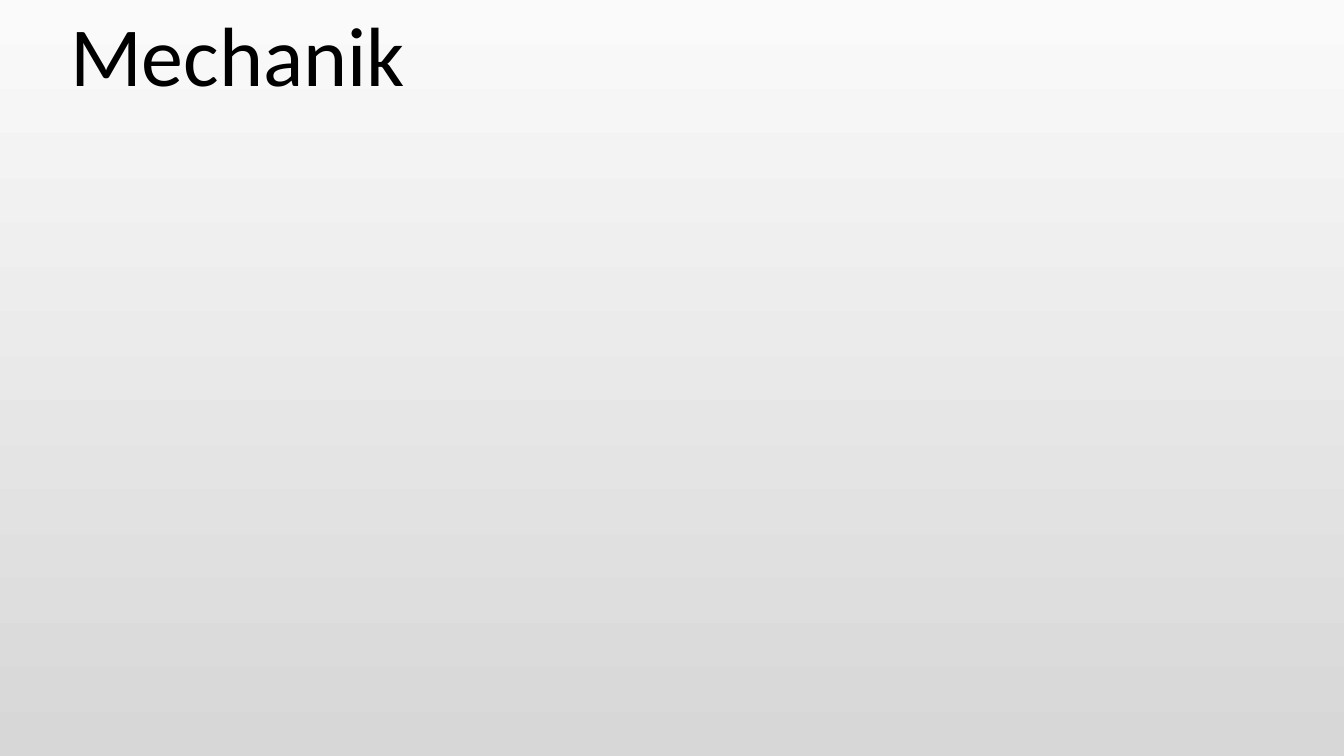
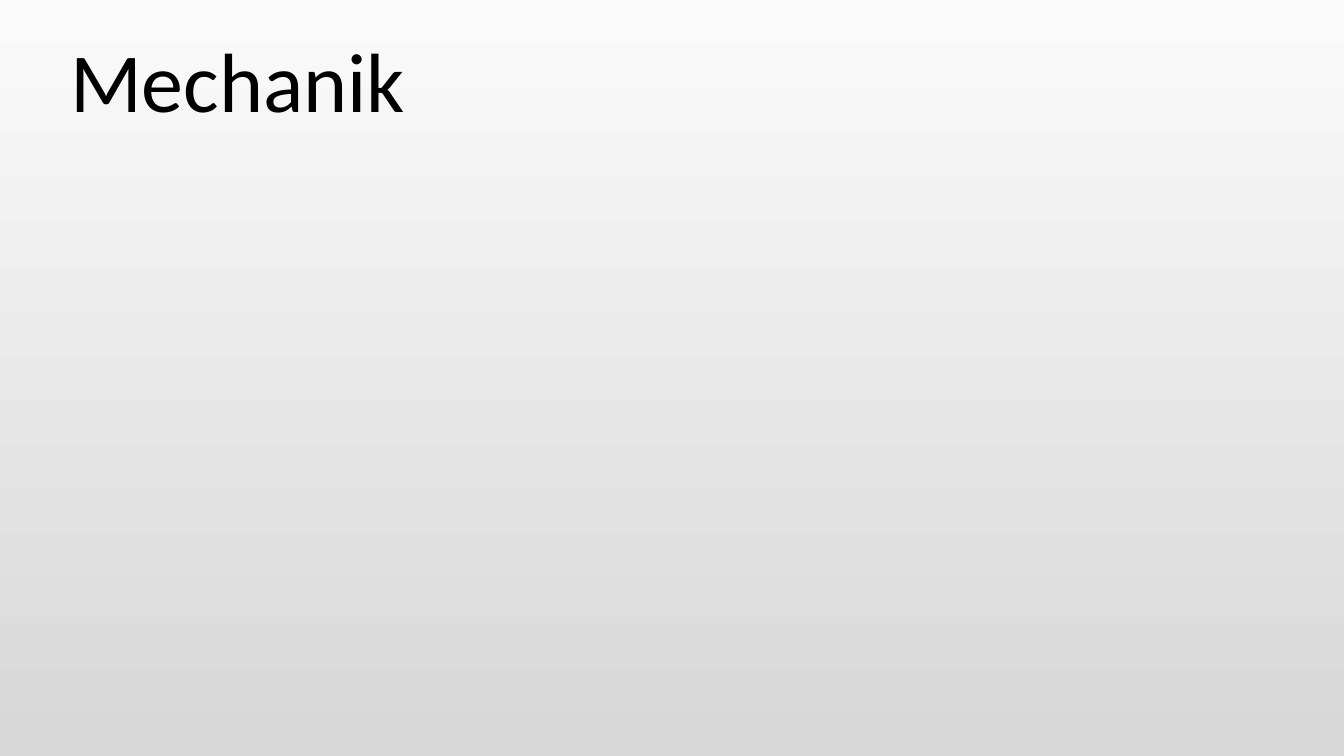
Before and after one commit to Katzenfuetterungsanlage/fuettr_prototype, a slide deck: slide 1 of Diplomarbeit/Powerpoint/Pichler.odp. Drawn at 1344x756 pixels with LibreOffice and Linux fonts; fonts in the diff are those of the drawing. Boxes give left, top, right and bottom in pixels: in the first picture for what was removed or moved away, otherwise in the second. Text is boxed around its words. In the diff, an @@ line names an element or a change of style, - is before the commit and + after.

```diff
--- a/Diplomarbeit/Powerpoint/Pichler.odp
+++ b/Diplomarbeit/Powerpoint/Pichler.odp
@@ title "Mechanik": place and size @@
-title "Mechanik" at bbox=[70, 27, 405, 87]
+title "Mechanik" at bbox=[70, 53, 405, 113]
```
Also in this commit, not shown: 3 other slides changed, 1 slide added.
